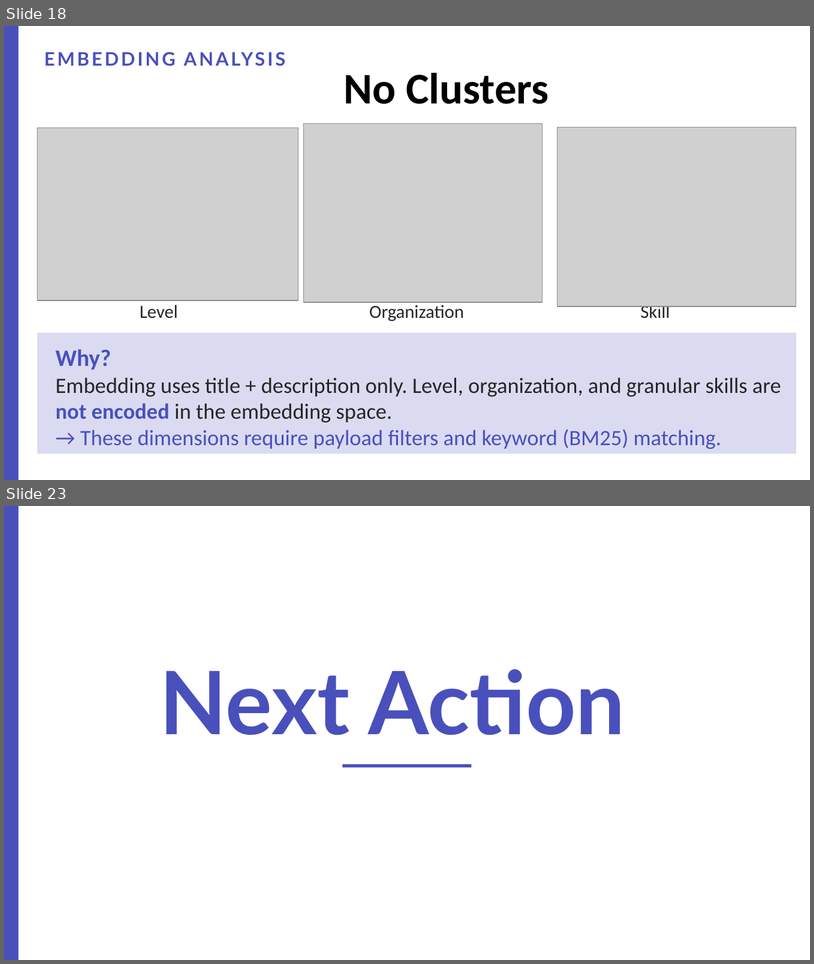
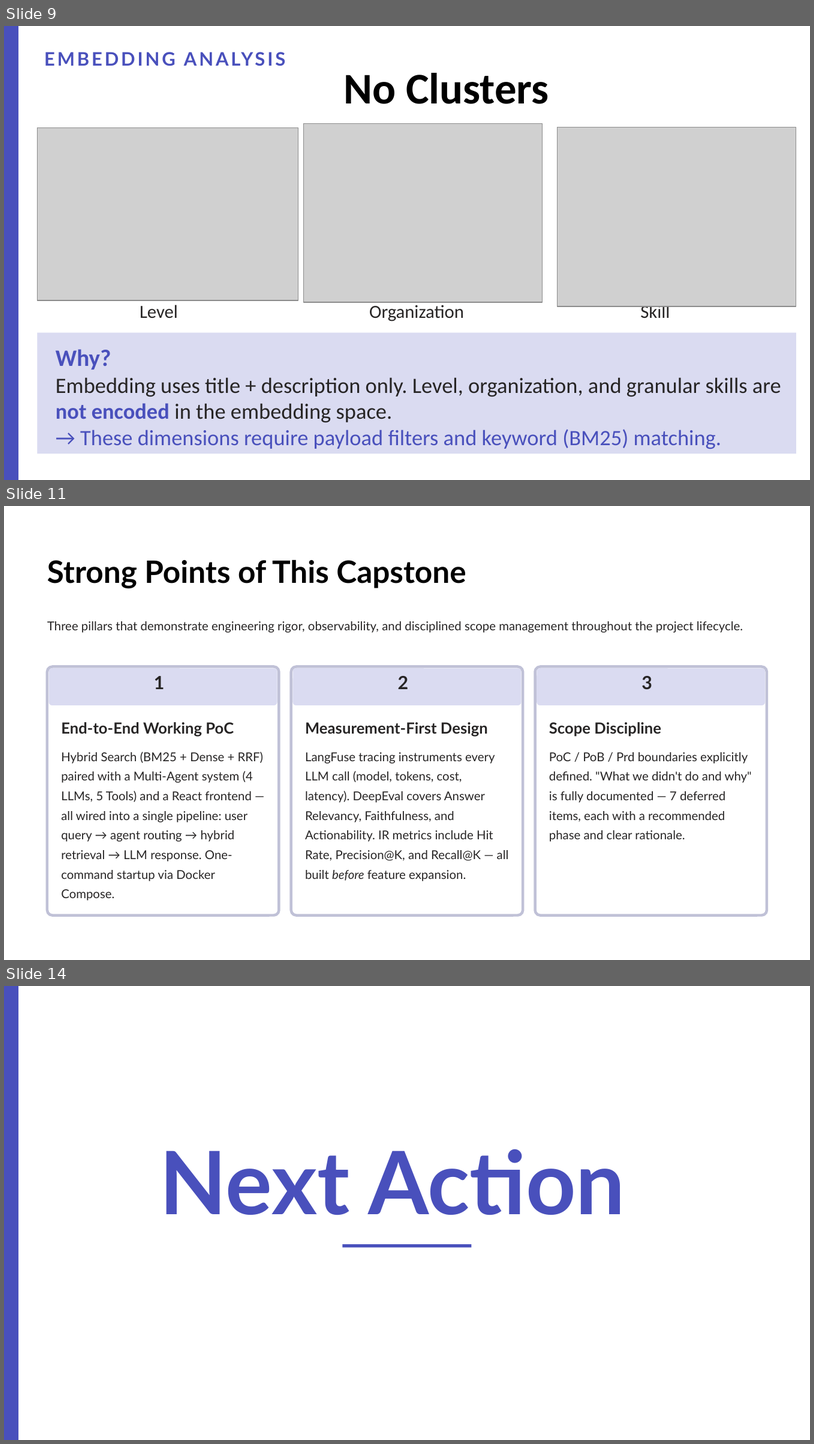
Before and after one commit to YuichiYamazaki-source/Capstone, a slide deck: docs/presentation/capstone_presentation.pptx. Shown one above the other, each under a label of ours: slides 18 and 23 before the commit, slides 9, 11 and 14 after it; the slides between them are not shown. The pictures are 814x964 and 814x1444 pixels, drawn with LibreOffice and Linux fonts; fonts in the diff are those of the drawing; grey boxes stand for pictures; background and template pictures are left out. Boxes give left, top, right and bottom in pixels: in the first picture for what was removed or moved away, otherwise in the second. Text is boxed around its words. In the diff, an @@ line names an element or a change of style, - is before the commit and + after.

```diff
--- a/docs/presentation/capstone_presentation.pptx
+++ b/docs/presentation/capstone_presentation.pptx
@@ slide 11 added at (4, 506, 810, 960), background #FFFFFF @@
@@ rectangle added at (4, 506, 810, 959), fill #FFFFFF @@
@@ text added at (47, 560, 466, 589), 27.5 pt, text #000000, bold @@
+Strong Points of This Capstone
@@ text added at (47, 621, 743, 633), 10.9 pt, text #272525 @@
+Three pillars that demonstrate engineering rigor, observability, and disciplined scope management throughout the project lifecycle.
@@ rounded rectangle added at (48, 666, 280, 915), fill #FFFFFF, outline #C0C1D7 2.4 pt @@
@@ rounded rectangle added at (291, 666, 524, 915), fill #FFFFFF, outline #C0C1D7 2.4 pt @@
@@ rounded rectangle added at (536, 666, 768, 915), fill #FFFFFF, outline #C0C1D7 2.4 pt @@
@@ rounded rectangle added at (49, 668, 278, 705), fill #DADBF1 @@
@@ text added at (154, 676, 165, 689), 16.2 pt, text #272525, bold @@
+1
@@ rounded rectangle added at (293, 668, 521, 705), fill #DADBF1 @@
@@ text added at (398, 676, 409, 689), 16.2 pt, text #272525, bold @@
+2
@@ rounded rectangle added at (537, 668, 765, 705), fill #DADBF1 @@
@@ text added at (642, 676, 653, 690), 16.2 pt, text #272525, bold @@
+3
@@ text added at (61, 722, 234, 736), 13.8 pt, text #272525, bold @@
+End-to-End Working PoC
@@ text added at (305, 722, 488, 736), 13.8 pt, text #272525, bold @@
+Measurement-First Design
@@ text added at (549, 722, 662, 736), 13.8 pt, text #272525, bold @@
+Scope Discipline
@@ text added at (61, 751, 263, 900), 10.9 pt, text #272525 @@
+Hybrid Search (BM25 + Dense + RRF) paired with a Multi-Agent system (4 LLMs, 5 Tools) and a React frontend — all wired into a single pipeline: user query → agent routing → hybrid retrieval → LLM response. One-command startup via Docker Compose.
@@ text added at (305, 752, 509, 881), 10.9 pt, text #272525 @@
+LangFuse tracing instruments every LLM call (model, tokens, cost, latency). DeepEval covers Answer Relevancy, Faithfulness, and Actionability. IR metrics include Hit Rate, Precision@K, and Recall@K — all built before feature expansion.
@@ text added at (549, 752, 752, 841), 10.9 pt, text #272525 @@
+PoC / PoB / Prd boundaries explicitly defined. "What we didn't do and why" is fully documented — 7 deferred items, each with a recommended phase and clear rationale.
@@ what was slide 18 is now slide 9 @@
@@ what was slide 23 is now slide 14 @@
```
Also in this commit, not shown: 6 slides changed, 5 other slides added, 4 other files.
